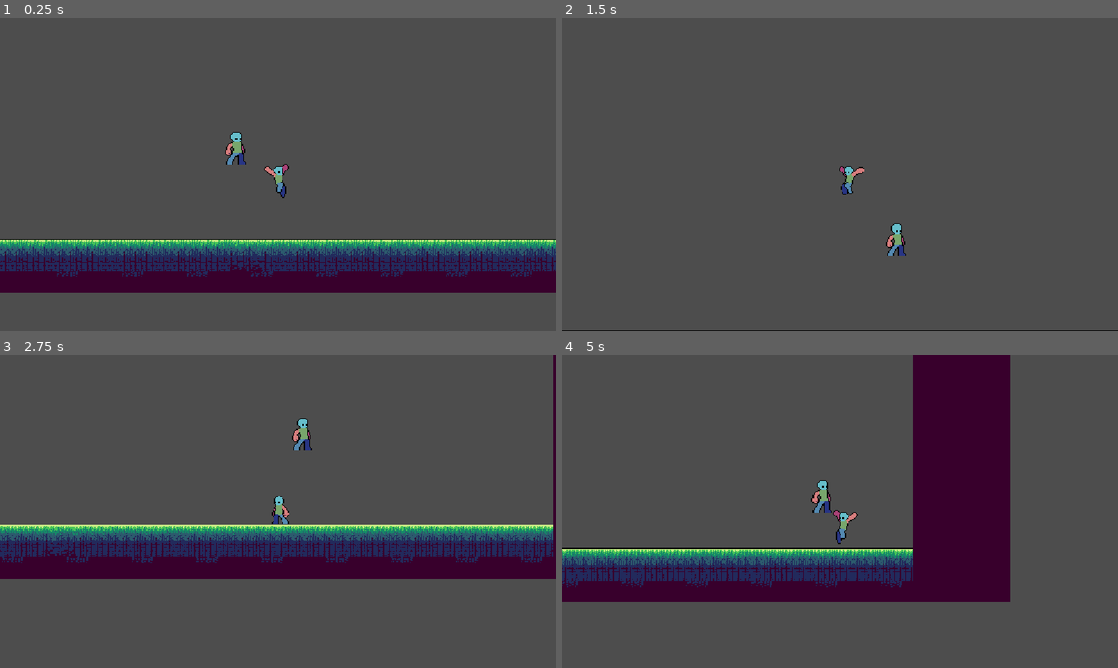
Above: before the commit, frames 1-4 (two rows, left to right).
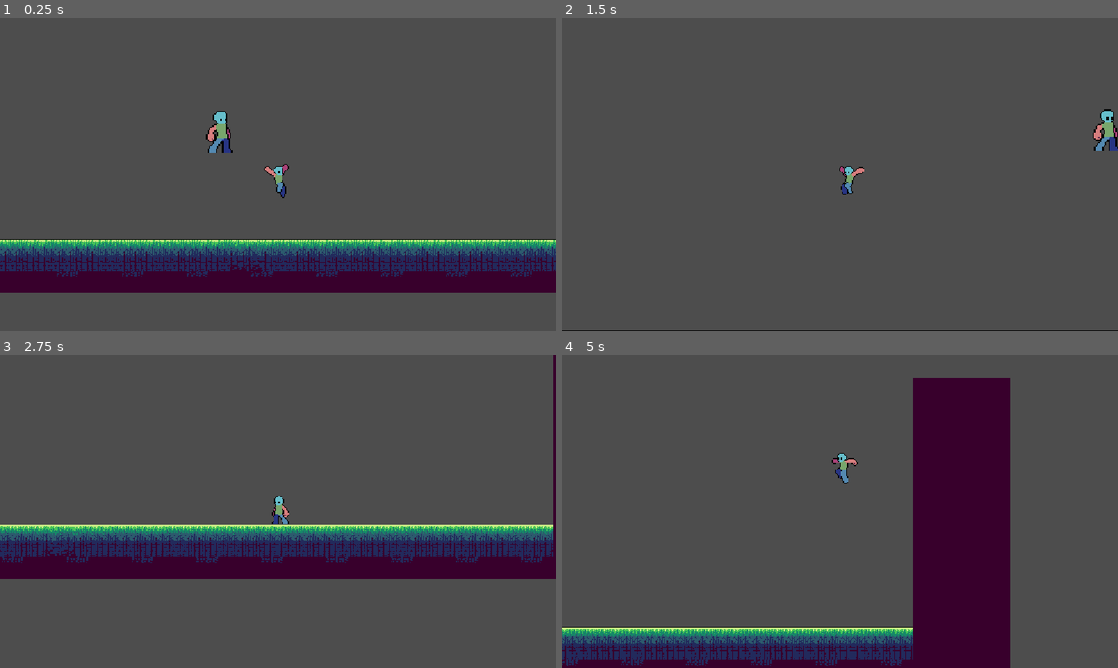
Above: after the commit, the same moments.

Repository: Arturoo-mp4/Anterin_Gw_Pulang
Game: Godot game, scene res://scene/main.tscn
Two runs of this game, one before a commit and one after it. Both use one fixed random seed, a clock stepped at 60 frames per second and the inputs below. The project has no main scene, so this scene is started directly.
Inputs:
- Up to frame 1 (0.25 s): no input
- Up to frame 2 (1.5 s): tap Enter (ui_accept) at 0.5, 0.77 s; hold D (kanan) 0.53-1.28 s; tap A (kiri) at 0.8, 1.35 s
- Up to frame 3 (2.75 s): tap Enter (ui_accept) at 1.52 s; tap W (atas, bound only after the commit) at 1.55 s; hold W (atas, bound only after the commit) from 2.03 s (still down); tap S (bawah, bound only after the commit) at 2.3 s
- Up to frame 4 (5 s): release W (atas, bound only after the commit) at 2.78 s; tap S (bawah, bound only after the commit) at 2.85 s; tap Enter (ui_accept) at 3.02, 3.77, 4.52 s; tap D (kanan) at 3.05 s; hold D (kanan) 3.53-4.28 s; tap A (kiri) at 3.8, 4.35 s; tap W (atas, bound only after the commit) at 4.55 s

The runs differ from the first frame. In frame 1, 0.7% of the frame differs, in the area x 37-45%, y 29-47%; in frame 2, 0.7%; in frame 3, 0.2%; in frame 4, 25%, in the area x 0-81%, y 0-100%.

Commit message:
marcel gw napa anjert

Diff:
--- a/marcel.gd
+++ b/marcel.gd
@@ -1,24 +1,20 @@
 extends CharacterBody2D
 
 var current_horizon := 1.0
-var speed := 660.0
-
+var speed := 100.0
+var active := true
 
 func _physics_process(delta: float) -> void:
-	# Add the gravity.
 
-
-	# Handle jump.
-
-	# Get the input direction and handle the movement/deceleration.
-	# As good practice, you should replace UI actions with custom gameplay actions.
+	if not active:
+		return
+	if Input.is_action_pressed("atas"):
+		velocity.y -= speed
+	if Input.is_action_pressed("bawah"):
+		velocity.y += speed
 	if Input.is_action_pressed("kanan"):
-		velocity.x = speed
-		current_horizon = 1
-	elif Input.is_action_pressed("kiri"):
-		velocity.x = -speed
-		current_horizon = -1
-	else:
-		velocity.x = move_toward(velocity.x, 0, speed * 0.07)
+		velocity.x += speed
+	if Input.is_action_pressed("kiri"):
+		velocity.x -= speed
 
 	move_and_slide()
--- a/project.godot
+++ b/project.godot
@@ -31,6 +31,16 @@
 "events": [Object(InputEventKey,"resource_local_to_scene":false,"resource_name":"","device":16,"window_id":0,"alt_press …(190 unchanged characters)…
 ]
 }
+atas={
+"deadzone": 0.2,
+"events": [Object(InputEventKey,"resource_local_to_scene":false,"resource_name":"","device":-1,"window_id":0,"alt_pressed":false,"shift_pressed":false,"ctrl_pressed":false,"meta_pressed":false,"pressed":false,"keycode":0,"physical_keycode":87,"key_label":0,"unicode":119,"location":0,"echo":false,"script":null)
+]
+}
+bawah={
+"deadzone": 0.2,
+"events": [Object(InputEventKey,"resource_local_to_scene":false,"resource_name":"","device":-1,"window_id":0,"alt_pressed":false,"shift_pressed":false,"ctrl_pressed":false,"meta_pressed":false,"pressed":false,"keycode":0,"physical_keycode":83,"key_label":0,"unicode":115,"location":0,"echo":false,"script":null)
+]
+}
 
 [physics]
 
--- a/scene/felix.tscn
+++ b/scene/felix.tscn
@@ -7,6 +7,7 @@
 [ext_resource type="Texture2D" uid="uid://bpkokiwwtpp2b" path="res://asset/character/felix&marcel/male_hero_template-idle.png" id="4_oiemb"]
 [ext_resource type="Texture2D" uid="uid://4u20a3wxvsof" path="res://asset/character/felix&marcel/male_hero_template-run.png" id="5_8thpd"]
 [ext_resource type="Texture2D" uid="uid://ciwfjmfhv7v1u" path="res://asset/character/felix&marcel/male_hero_template-jump.png" id="5_u8l8h"]
+[ext_resource type="PackedScene" uid="uid://d0ad635uhge3n" path="res://scene/marcel.tscn" id="8_kguvw"]
 
 [sub_resource type="AtlasTexture" id="AtlasTexture_kguvw"]
 atlas = ExtResource("2_8thpd")
@@ -393,3 +394,6 @@
 [node name="CollisionShape2D" type="CollisionShape2D" parent="." unique_id=705931496]
 position = Vector2(0, 0.5)
 shape = SubResource("RectangleShape2D_b4uca")
+
+[node name="Marcel" parent="." unique_id=1853913015 instance=ExtResource("8_kguvw")]
+position = Vector2(-67, -60)
--- a/scene/main.tscn
+++ b/scene/main.tscn
@@ -2,7 +2,6 @@
 
 [ext_resource type="PackedScene" uid="uid://dgun8sgt3cv3a" path="res://scene/felix.tscn" id="1_itxqv"]
 [ext_resource type="Texture2D" uid="uid://6h5hhesbfrik" path="res://asset/tilemaplayer/green_zone/Tileset.png" id="2_v0l8b"]
-[ext_resource type="PackedScene" uid="uid://d0ad635uhge3n" path="res://scene/marcel.tscn" id="3_wp4xf"]
 
 [sub_resource type="TileSetAtlasSource" id="TileSetAtlasSource_wp4xf"]
 texture = ExtResource("2_v0l8b")
@@ -675,9 +674,6 @@
 position_smoothing_enabled = true
 rotation_smoothing_enabled = true
 
-[node name="Marcel" parent="." unique_id=1853913015 instance=ExtResource("3_wp4xf")]
-position = Vector2(-70, -102)
-
 [node name="TileMapLayer" type="TileMapLayer" parent="." unique_id=694962048]
 tile_map_data = PackedByteArray("AAD6/wIAAAAEAAAAAAD6/wMAAAAEAAEAAAD6/wQAAAAEAAIAAAD7/wIAAAABAAAAAAD7/wMAAAABAAEAAAD7/w …(15152 unchanged characters)…
 tile_set = SubResource("TileSet_lvwo2")
--- a/scene/marcel.tscn
+++ b/scene/marcel.tscn
@@ -96,6 +96,7 @@
 
 [node name="Marcel" type="CharacterBody2D" unique_id=1853913015]
 scale = Vector2(1.5, 1.5)
+motion_mode = 1
 script = ExtResource("1_i3p3l")
 
 [node name="AnimatedSprite2D" type="AnimatedSprite2D" parent="." unique_id=528545751]
